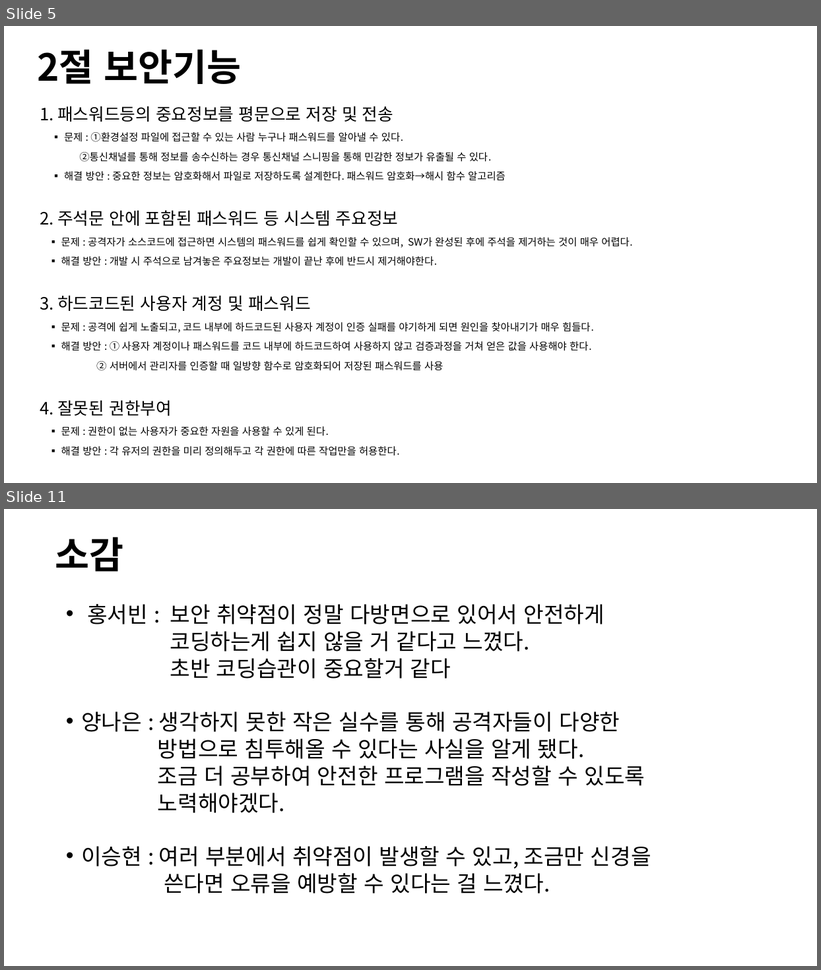
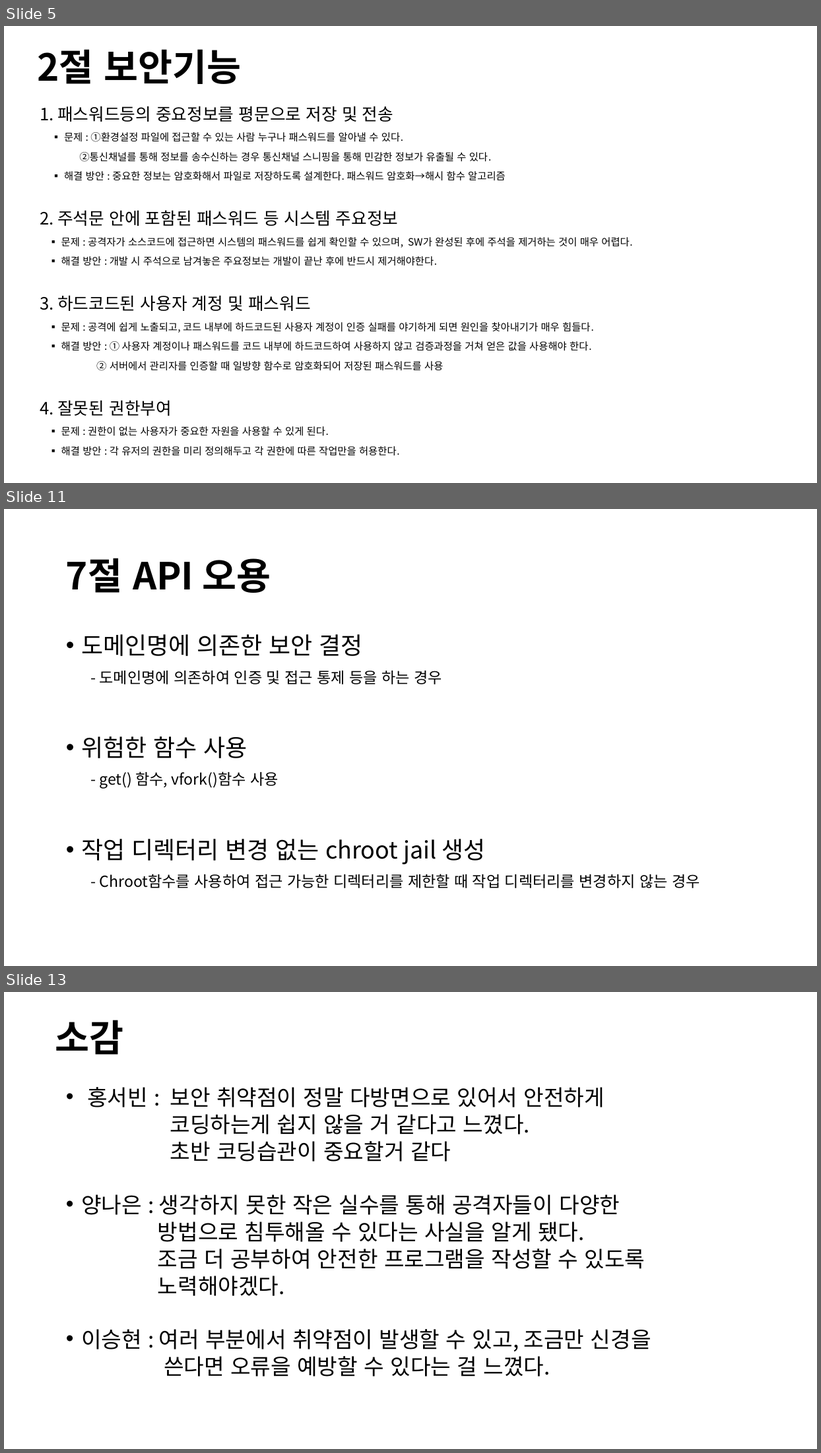
Before and after one commit to Klaxon9718/YUHAN_-security, a slide deck: 발표자료/Secure Coding 발표자료.pptx. Shown one above the other, each under a label of ours: slides 5 and 11 before the commit, slides 5, 11 and 13 after it; the slides between them are not shown. The pictures are 821x970 and 821x1453 pixels, drawn with LibreOffice and Linux fonts; fonts in the diff are those of the drawing. Boxes give left, top, right and bottom in pixels: in the first picture for what was removed or moved away, otherwise in the second. Text is boxed around its words. In the diff, an @@ line names an element or a change of style, - is before the commit and + after.

```diff
--- a/발표자료/Secure Coding 발표자료.pptx
+++ b/발표자료/Secure Coding 발표자료.pptx
@@ slide 11 added at (x1=4, y1=509, x2=817, y2=966), background #FFFFFF @@
@@ title added at (x1=66, y1=558, x2=271, y2=593), 44 pt, text #000000, bold @@
+7절 API 오용
@@ text added at (x1=81, y1=634, x2=485, y2=865), 28 pt, text #000000 @@
+• 도메인명에 의존한 보안 결정
+• 위험한 함수 사용
+• 작업 디렉터리 변경 없는 chroot jail 생성
@@ text added at (x1=100, y1=671, x2=442, y2=685), 18 pt, text #000000 @@
+- 도메인명에 의존하여 인증 및 접근 통제 등을 하는 경우
@@ text added at (x1=100, y1=772, x2=279, y2=789), 18 pt, text #000000 @@
+- get() 함수, vfork()함수 사용
@@ text added at (x1=100, y1=874, x2=700, y2=889), 18 pt, text #000000 @@
+- Chroot함수를 사용하여 접근 가능한 디렉터리를 제한할 때 작업 디렉터리를 변경하지 않는 경우
@@ what was slide 11 is now slide 13 @@
```
Also in this commit, not shown: 5 slides changed, 1 other slide added, 1 other file.
